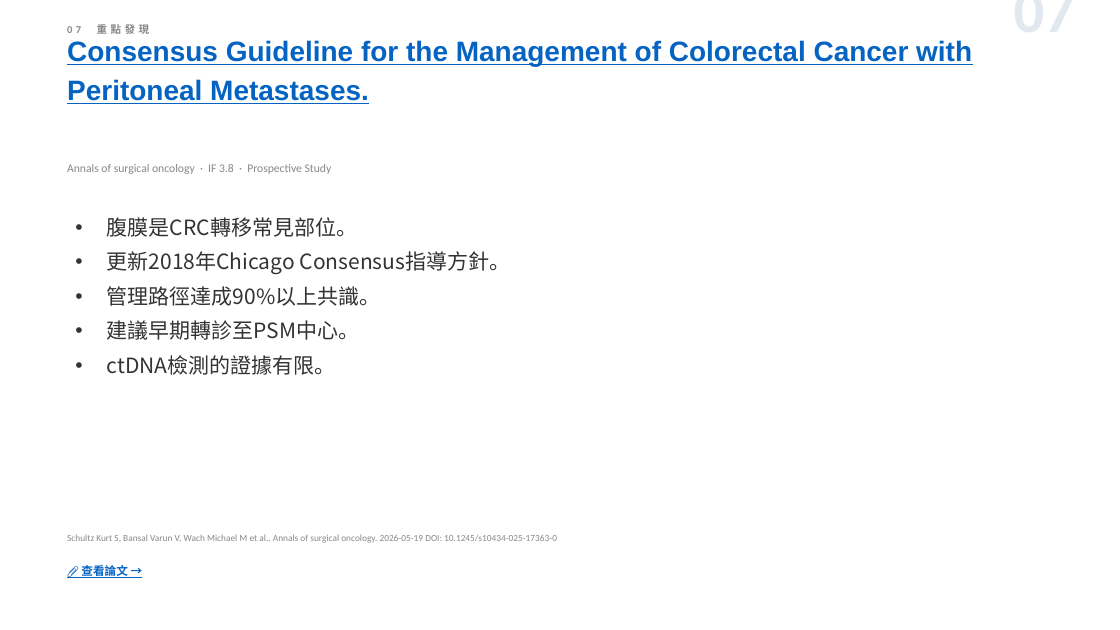
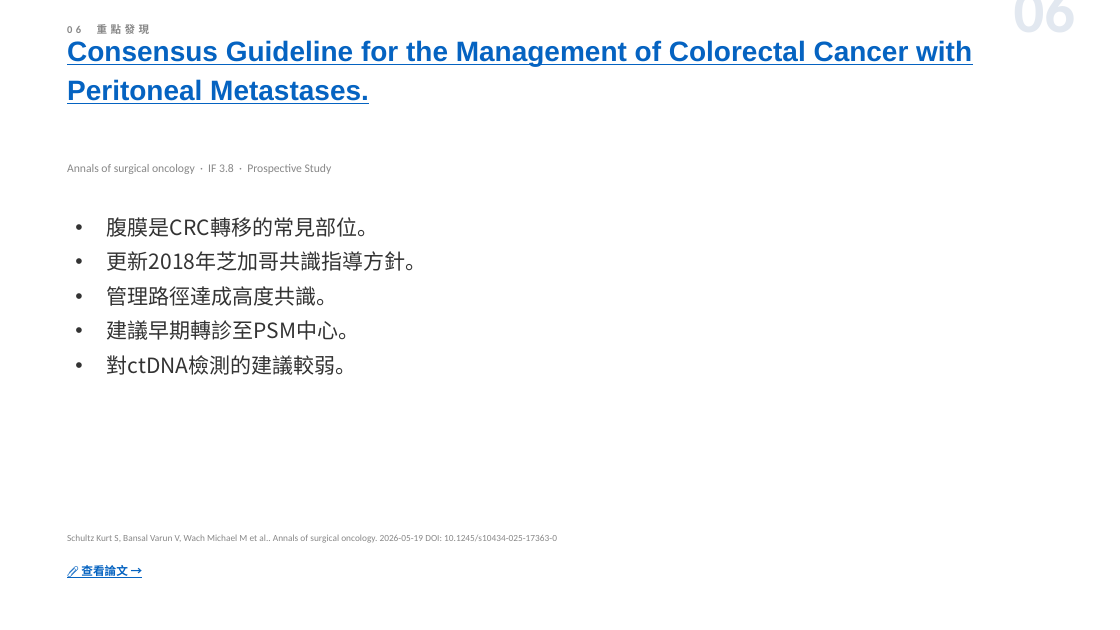
Before and after one commit to jejenhu-maker/colorectal-weekly-digest, a slide deck: slide 8 of docs/digest-zh.pptx (slide 9 before the commit). Drawn at 1120x630 pixels with LibreOffice and Linux fonts; fonts in the diff are those of the drawing. Boxes give left, top, right and bottom in pixels: in the first picture for what was removed or moved away, otherwise in the second. Text is boxed around its words. In the diff, an @@ line names an element or a change of style, - is before the commit and + after.

```diff
--- a/docs/digest-zh.pptx
+++ b/docs/digest-zh.pptx
@@ text at (67, 24, 150, 34): text changed @@
-07 重點發現
+06 重點發現
@@ text at (840, 8, 1075, 8): text changed @@
-07
+06
@@ text at (107, 217, 427, 306): text changed @@
-• 腹膜是CRC轉移常見部位。
-• 更新2018年Chicago Consensus指導方針。
-• 管理路徑達成90%以上共識。
+• 腹膜是CRC轉移的常見部位。
+• 更新2018年芝加哥共識指導方針。
+• 管理路徑達成高度共識。
@@ text at (107, 355, 357, 375): text changed @@
-• ctDNA檢測的證據有限。
+• 對ctDNA檢測的建議較弱。
```
Also in this commit, not shown: 12 other slides changed, 1 slide added, 1 slide removed, 2 other files.
